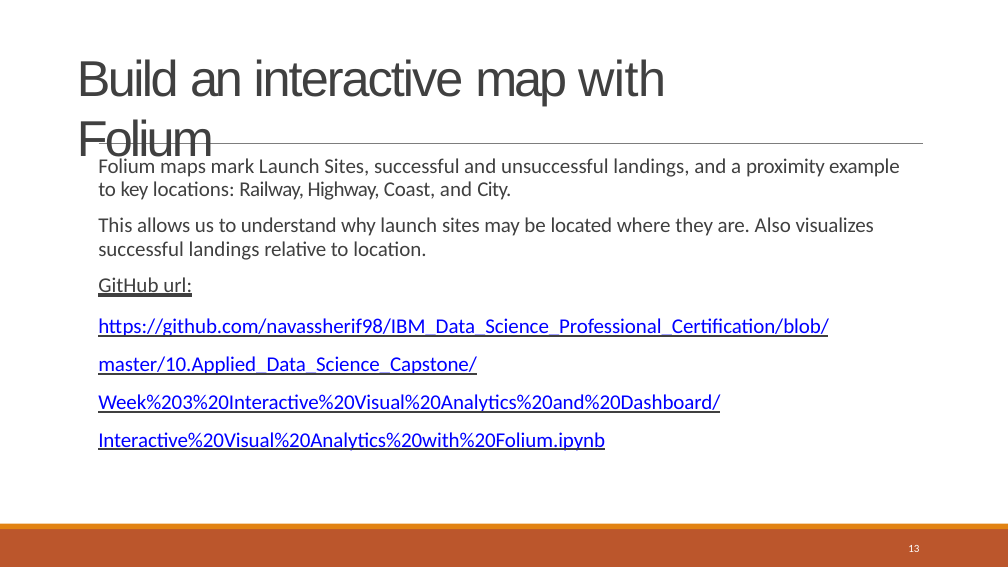
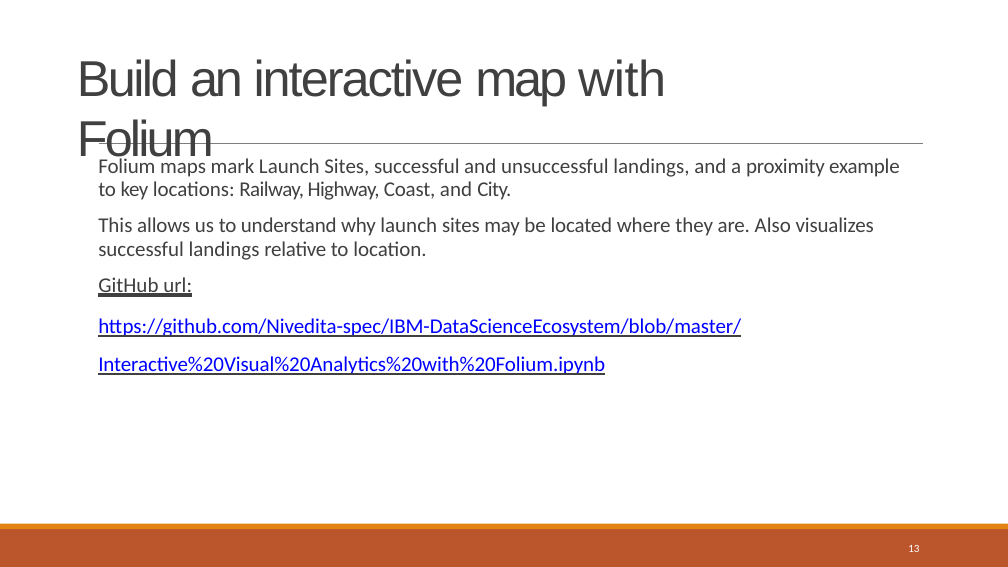
Before and after one commit to Nivedita-spec/IBM-DataScienceEcosystem, a slide deck: slide 13 of Data Science Journey.pptx. Drawn at 1008x567 pixels with LibreOffice and Linux fonts; fonts in the diff are those of the drawing. Boxes give left, top, right and bottom in pixels: in the first picture for what was removed or moved away, otherwise in the second. Text is boxed around its words. In the diff, an @@ line names an element or a change of style, - is before the commit and + after.

```diff
--- a/Data Science Journey.pptx
+++ b/Data Science Journey.pptx
@@ text at bbox=[98, 318, 741, 375]: text changed @@
-https://github.com/navassherif98/IBM_Data_Science_Professional_Certification/blob/master/10.Applied_Data_Science_Capstone/Week%203%20Interactive%20Visual%20Analytics%20and%20Dashboard/Interactive%20Visual%20Analytics%20with%20Folium.ipynb
+https://github.com/Nivedita-spec/IBM-DataScienceEcosystem/blob/master/Interactive%20Visual%20Analytics%20with%20Folium.ipynb
```
Also in this commit, not shown: 9 other slides changed.
